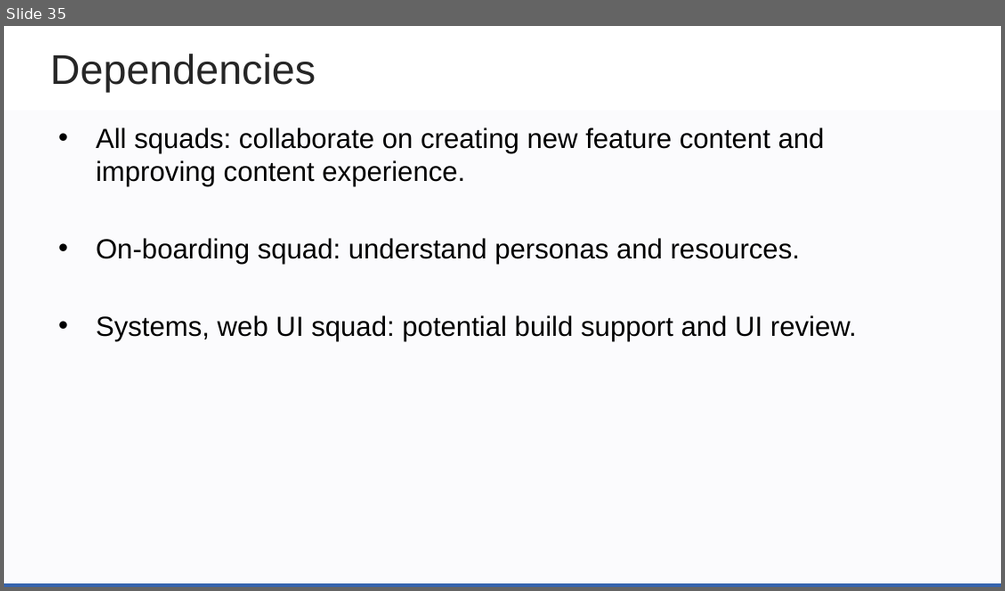
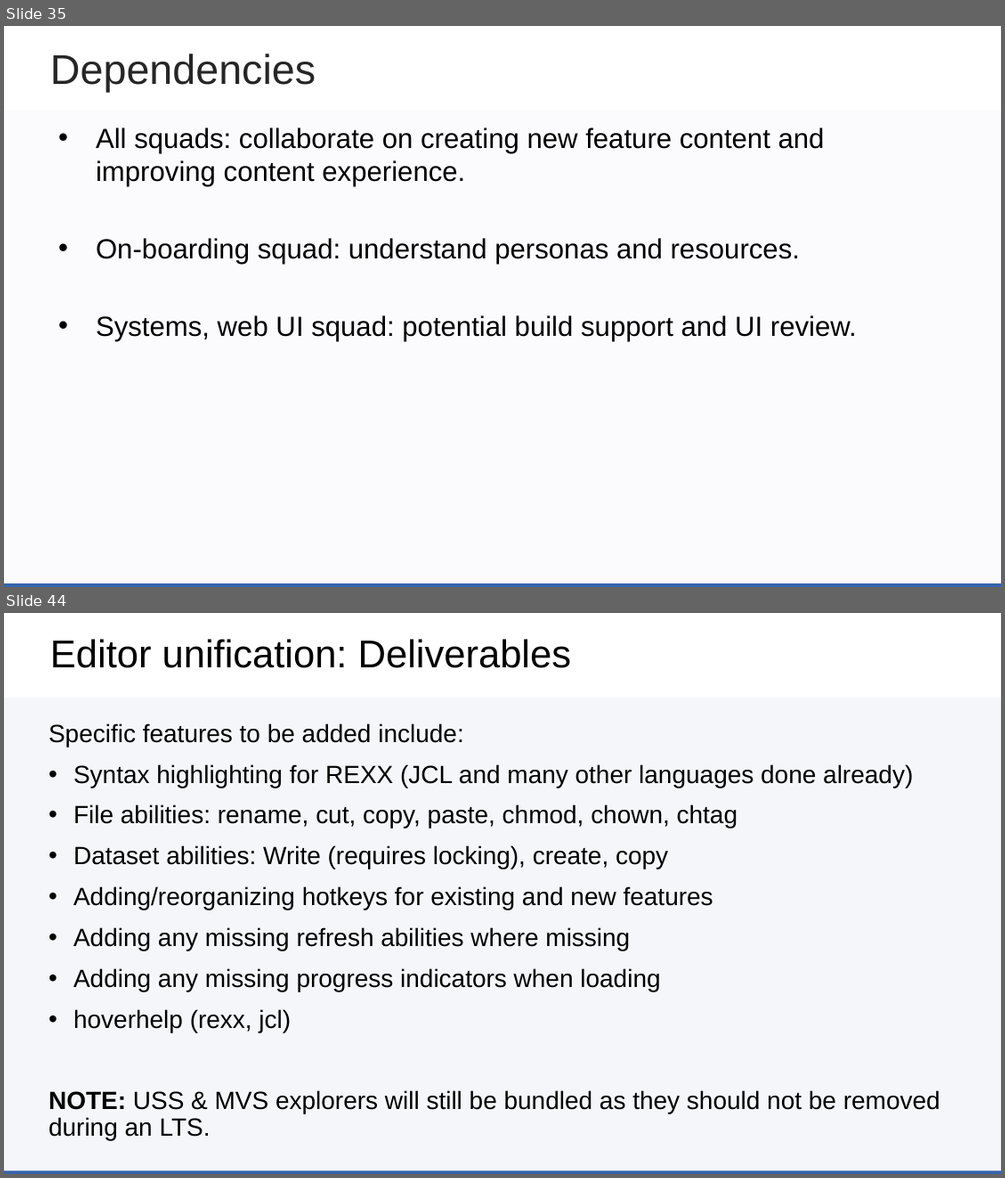
Before and after one commit to zowe/community, a slide deck: Project Management/PI Planning/20PI4 Planning/Zowe Community Squad Focus for 20PI4.pptx. Shown one above the other, each under a label of ours: slide 35 before the commit, slides 35 and 44 after it; the slides between them are not shown. The pictures are 1005x591 and 1005x1178 pixels, drawn with LibreOffice and Linux fonts; fonts in the diff are those of the drawing; background and template pictures are left out. Boxes give left, top, right and bottom in pixels: in the first picture for what was removed or moved away, otherwise in the second. Text is boxed around its words. In the diff, an @@ line names an element or a change of style, - is before the commit and + after.

```diff
--- a/Project Management/PI Planning/20PI4 Planning/Zowe Community Squad Focus for 20PI4.pptx
+++ b/Project Management/PI Planning/20PI4 Planning/Zowe Community Squad Focus for 20PI4.pptx
@@ slide 44 added at bbox=[4, 613, 1001, 1174], background #FFFFFF; not listed: 2 template elements that a slide beside it also shows @@
@@ title added at bbox=[50, 639, 571, 668], 28 pt, text #000000 @@
+Editor unification: Deliverables
@@ rectangle added at bbox=[4, 697, 1001, 1173], fill #3664AD at 3% opacity @@
@@ text added at bbox=[48, 723, 940, 1141], 18 pt, text #000000 @@
+Specific features to be added include:
+• Syntax highlighting for REXX (JCL and many other languages done already)
+• File abilities: rename, cut, copy, paste, chmod, chown, chtag
+• Dataset abilities: Write (requires locking), create, copy
+• Adding/reorganizing hotkeys for existing and new features
+• Adding any missing refresh abilities where missing
+• Adding any missing progress indicators when loading
+• hoverhelp (rexx, jcl)
+NOTE: USS & MVS explorers will still be bundled as they should not be removed during an LTS.
```
Also in this commit, not shown: 2 slides changed, 15 other slides added, 1 slide removed.
